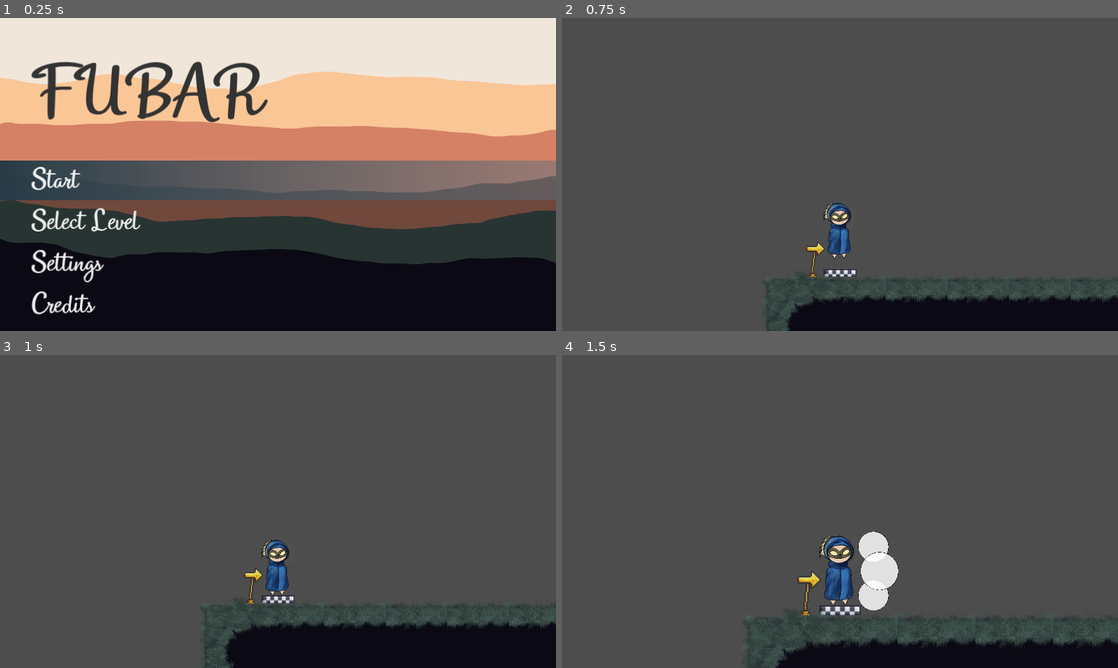
Above: before the commit, frames 1-4 (two rows, left to right).
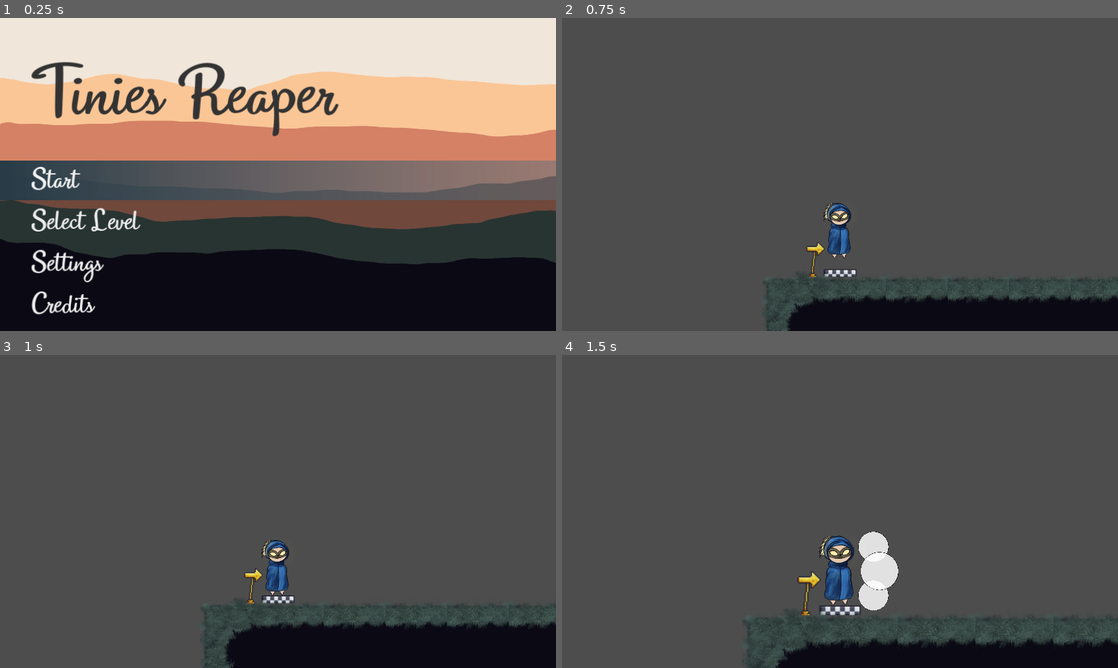
Above: after the commit, the same moments.

Repository: benitsch/Ludum-Dare-56
Game: Godot game, scene res://scenes/ui/main_menu.tscn
The game is run twice, just before and just after one commit, with the same random seed, the same clock (stepped at 60 frames per second) and the same inputs.
Inputs (mouse positions are in pixels of both pictures, inside the frame that each line leads up to):
- Up to frame 1 (0.25 s): no input
- Up to frame 2 (0.75 s): click "Start" at 0.5 s
- Up to frame 3 (1 s): no input
- Up to frame 4 (1.5 s): tap Enter at 1.25 s; move the mouse to (962, 495) at 1.27 s; hold Right (attack_right) from 1.28 s (still down); hold X (ZoomIn) from 1.28 s (still down)

The runs differ from the first frame. In frame 1, 4.2% of the frame differs, in the area x 5-61%, y 13-38%; in frame 2, nothing differs; in frame 3, nothing differs; in frame 4, nothing differs.

Commit message:
update game title

Diff:
--- a/scenes/ui/main_menu.tscn
+++ b/scenes/ui/main_menu.tscn
@@ -39,7 +39,7 @@
 size_flags_vertical = 6
 theme_override_colors/font_color = Color(0.2, 0.2, 0.2, 1)
 theme_override_font_sizes/font_size = 156
-text = "FUBAR"
+text = "Tinies Reaper"
 
 [node name="VBoxContainer" type="VBoxContainer" parent="VBoxContainer"]
 layout_mode = 2
